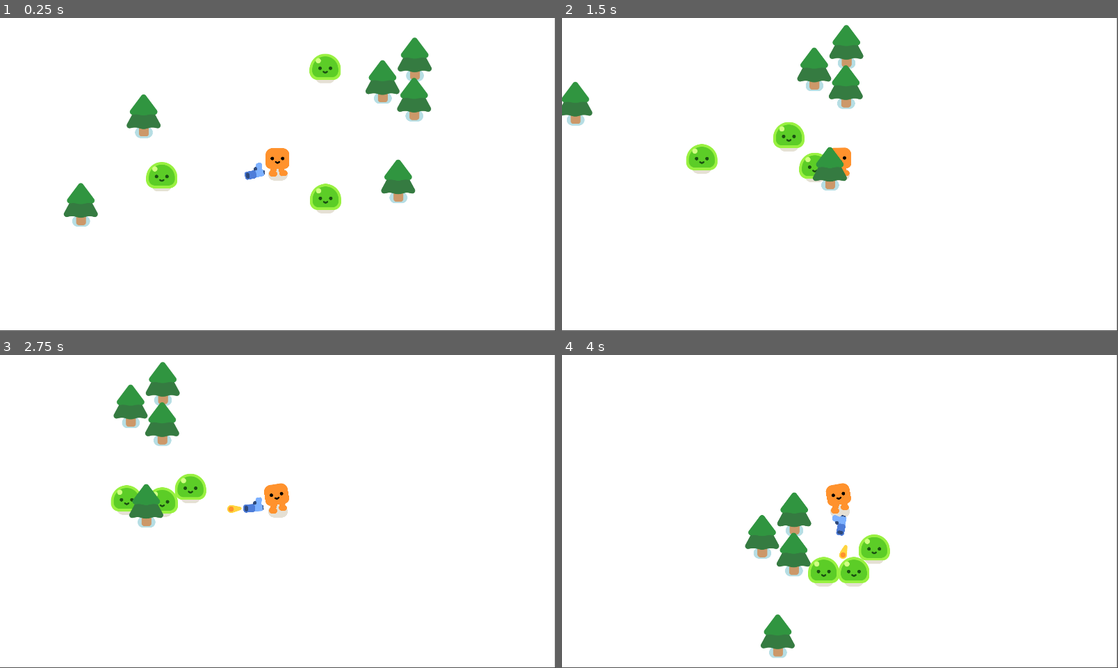
Above: before the commit, frames 1-4 (two rows, left to right).
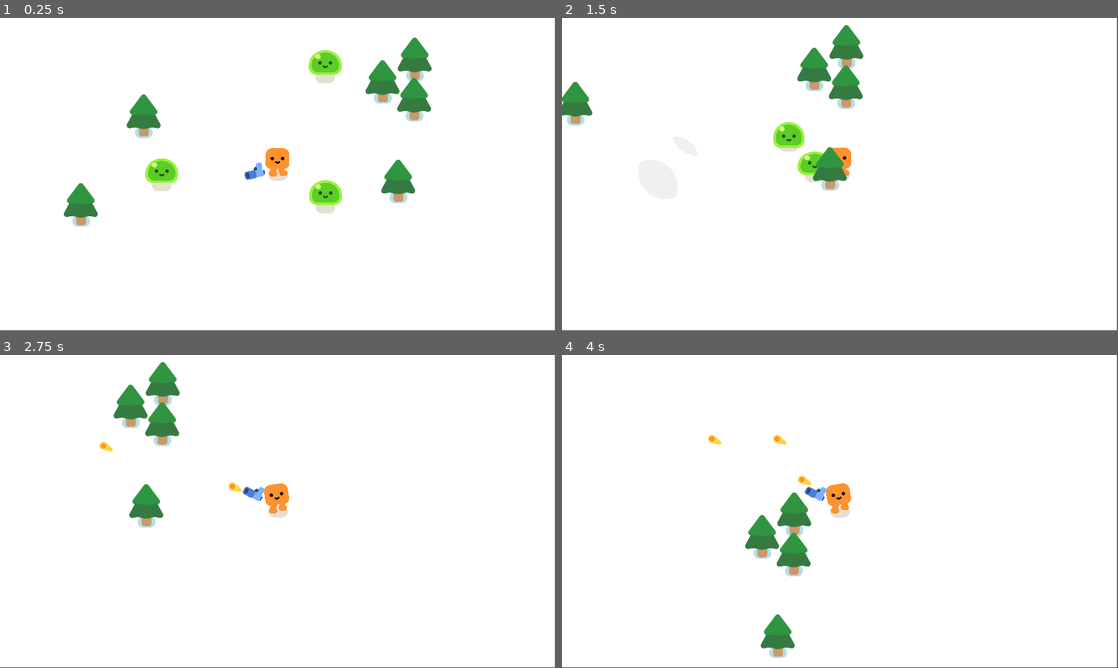
Above: after the commit, the same moments.

Repository: Rickory2021/godot-2d-project-tutorial
Game: Godot game, scene res://survivors_game.tscn
The game is run twice, just before and just after one commit, with the same random seed, the same clock (stepped at 60 frames per second) and the same inputs.
Inputs:
- Up to frame 1 (0.25 s): no input
- Up to frame 2 (1.5 s): hold D (move_right) 0.53-1.28 s; hold S (move_down) from 1.28 s (still down)
- Up to frame 3 (2.75 s): release S (move_down) at 2.03 s; hold D (move_right) from 2.03 s (still down)
- Up to frame 4 (4 s): release D (move_right) at 2.78 s; hold W (move_up) 2.78-3.53 s; hold A (move_left) from 3.53 s (still down)

The runs differ from the first frame. In frame 1, 1.0% of the frame differs, in the area x 26-62%, y 10-62%; in frame 2, 0.6%; in frame 3, 1.4%; in frame 4, 1.7%, in the area x 26-59%, y 25-74%.

Commit message:
feat: add health management on enemies

Diff:
--- a/bullet.gd
+++ b/bullet.gd
@@ -19,5 +19,5 @@
 
 func _on_body_entered(body: Node2D) -> void:
 	queue_free()
-	if body.has_meta("take_damage"):
+	if body.has_method("take_damage"):
 		body.take_damage()
--- a/mob.gd
+++ b/mob.gd
@@ -1,8 +1,25 @@
 extends CharacterBody2D
 
+var health = 3
+
 @onready var player = get_node("/root/Game/Player")
+
+func _ready():
+	%Slime.play_walk()
 
 func _physics_process(delta: float) -> void:
 	var direction = global_position.direction_to(player.global_position)
 	velocity = direction * 300.0
 	move_and_slide()
+
+func take_damage():
+	health -= 1
+	%Slime.play_hurt()
+
+	if health == 0:
+		queue_free()
+
+		const SMOKE_SCENE = preload("res://smoke_explosion/smoke_explosion.tscn")
+		var smoke = SMOKE_SCENE.instantiate()
+		get_parent().add_child(smoke)
+		smoke.global_position = global_position
--- a/mob.tscn
+++ b/mob.tscn
@@ -12,6 +12,7 @@
 script = ExtResource("1_nokgg")
 
 [node name="Slime" parent="." unique_id=2008890567 instance=ExtResource("1_dy6sc")]
+unique_name_in_owner = true
 
 [node name="CollisionShape2D" type="CollisionShape2D" parent="." unique_id=668054571]
 position = Vector2(0, -30)
